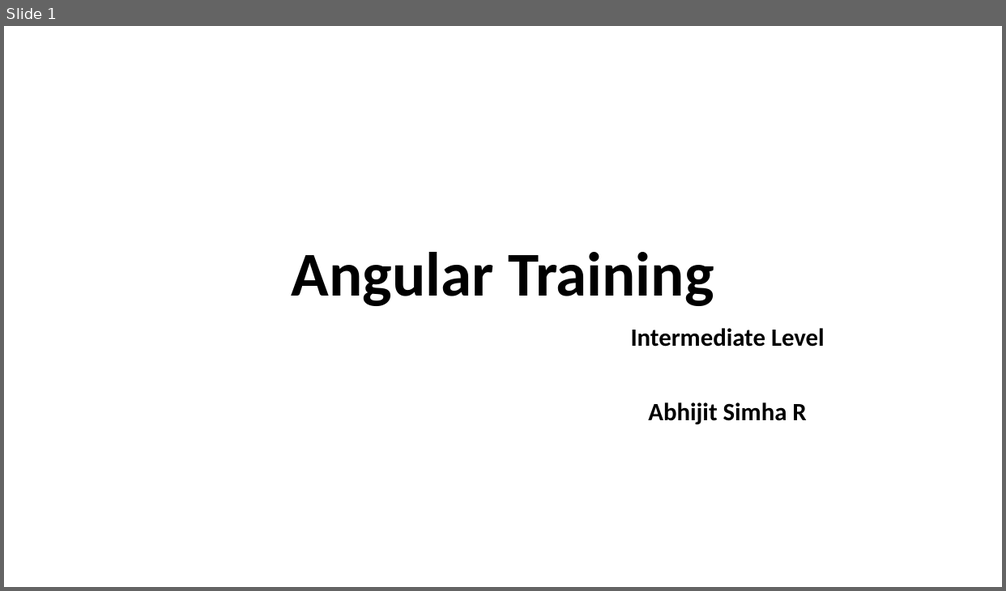
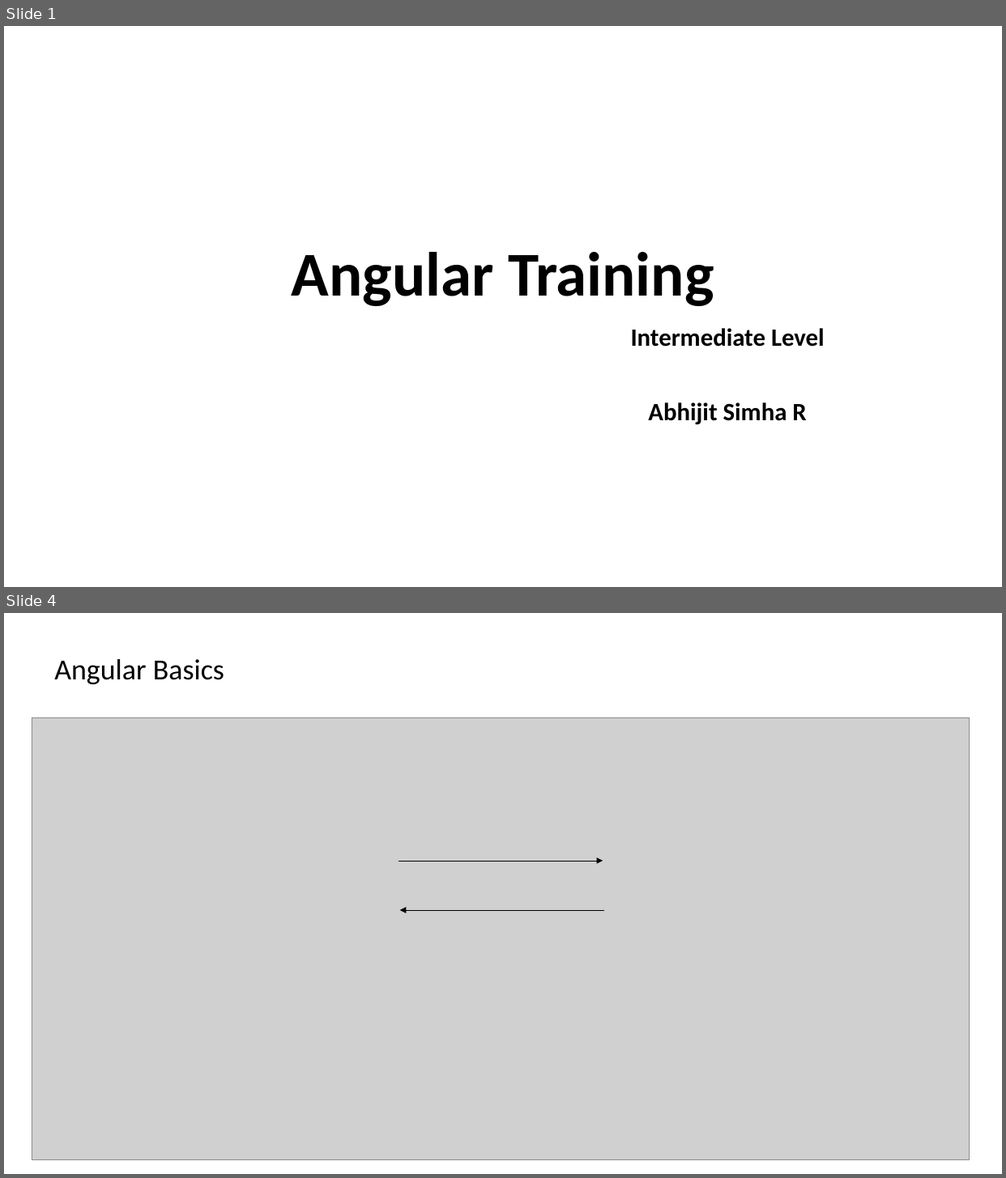
Before and after one commit to simhaabhijit/Angular-Training-Intermediate, a slide deck: Angular Intermediate Level Training PPT.pptx. Shown one above the other, each under a label of ours: slide 1 before the commit, slides 1 and 4 after it; the slides between them are not shown. The pictures are 1006x591 and 1006x1178 pixels, drawn with LibreOffice and Linux fonts; fonts in the diff are those of the drawing; grey boxes stand for pictures. Boxes give left, top, right and bottom in pixels: in the first picture for what was removed or moved away, otherwise in the second. Text is boxed around its words. In the diff, an @@ line names an element or a change of style, - is before the commit and + after.

```diff
--- a/Angular Intermediate Level Training PPT.pptx
+++ b/Angular Intermediate Level Training PPT.pptx
@@ slide 4 added at [4,613,1002,1174], background #FFFFFF @@
@@ text added at [54,659,224,684], 28 pt, text #000000 @@
+Angular Basics
@@ picture added at [32,717,970,1161] @@
@@ arrow added from (398, 861) to (603, 861), #000000 0.5 pt @@
@@ arrow added from (604, 910) to (400, 910), #000000 0.5 pt @@
```
Also in this commit, not shown: 8 other slides added, 4 slides removed, 24 other files.
